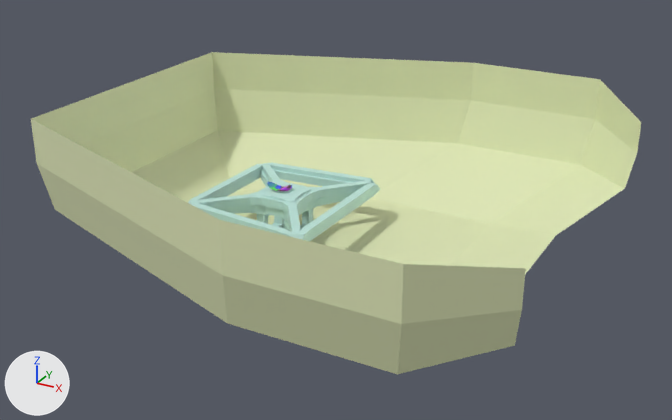
An edit to the Blender file Blender_Files/scenes/The_rare_kikkare.blend, drawn before and after from the same camera.
One viewpoint serves both versions: a 50 mm camera at (12.51, -19.85, 10.39) aimed at (1.85, -0.47, 0.69). Lighting does not change. The marker at lower left points along +X, +Y and +Z.

Names of what the first picture shows: 'jalusta', 'walls'.
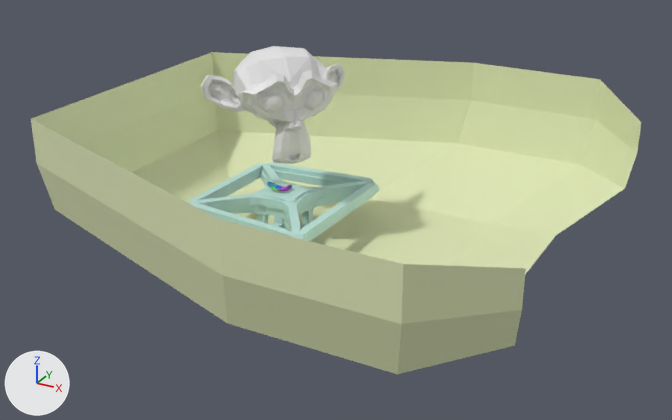
Pixel boxes [x1, y1, x2, y2] of what changed, in the pictures (672 x 420 px):
'Suzanne', added
    after: [201, 46, 345, 164]

Edits to the bpy script that builds the scene:
```text
Add me_suzanne:
    me_suzanne.from_pydata(...)  # 507 vertices, 500 faces; spans x -1.37..1.37, y -0.85..0.85, z -0.98..0.98
Add ob_suzanne:
    ob_suzanne = bpy.data.objects.new('Suzanne', me_suzanne)
    ob_suzanne.location = (0.0, 0.0, 3.2)
    ob_suzanne.rotation_euler = (0.0, 0.0, 0.831)  # degrees (0, 0, 48)
    ob_suzanne.scale = (1.44, 1.44, 1.44)
```
